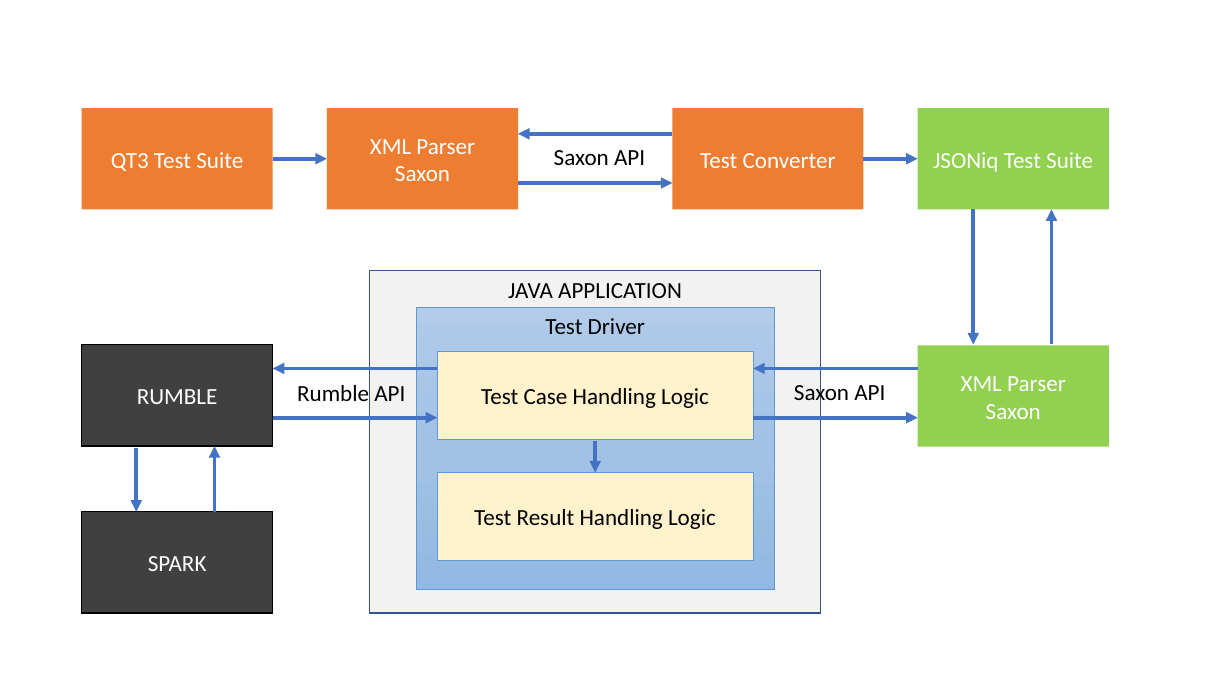
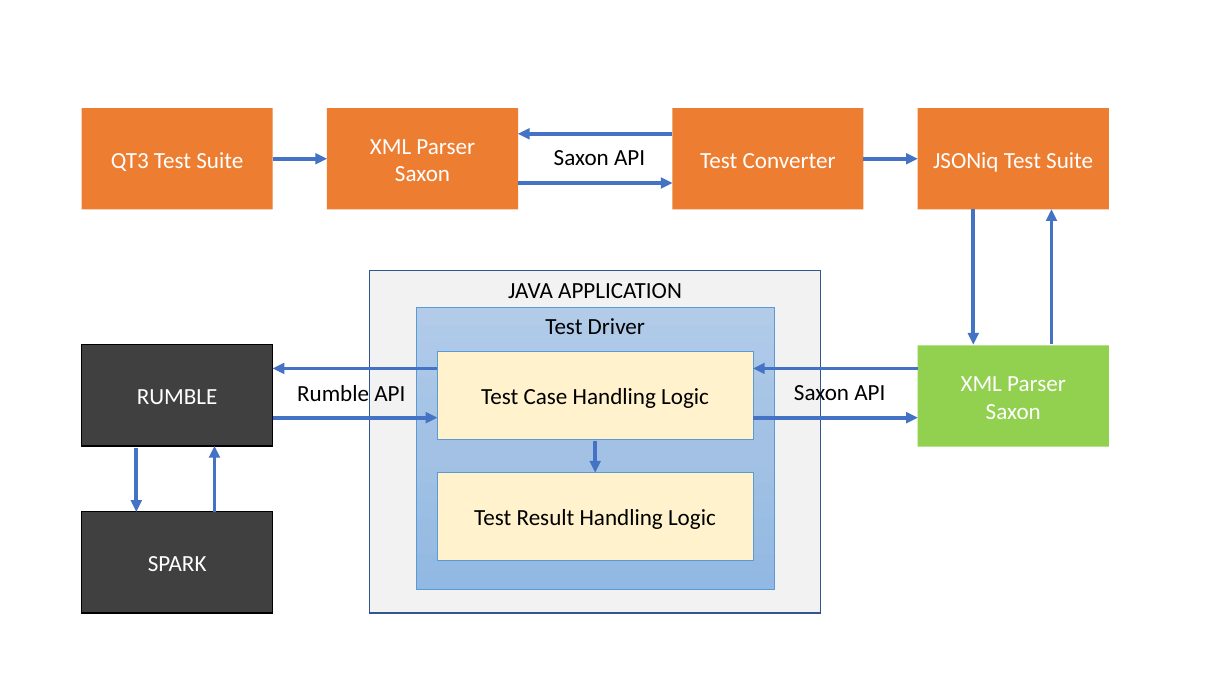
Before and after one commit to RumbleDB/rumble-test-suite, a slide deck: slide 6 of thesis/Architecture Diagram v2.0.pptx. Drawn at 1232x693 pixels with LibreOffice and Linux fonts; fonts in the diff are those of the drawing. Boxes give left, top, right and bottom in pixels: in the first picture for what was removed or moved away, otherwise in the second. Text is boxed around its words. In the diff, an @@ line names an element or a change of style, - is before the commit and + after.

```diff
--- a/thesis/Architecture Diagram v2.0.pptx
+++ b/thesis/Architecture Diagram v2.0.pptx
@@ rectangle "JSONiq Test Suite" at [918,108,1109,210]: fill #92D050 to #ED7D31 @@
```
Also in this commit, not shown: 1 other slide changed, 3 other files.
